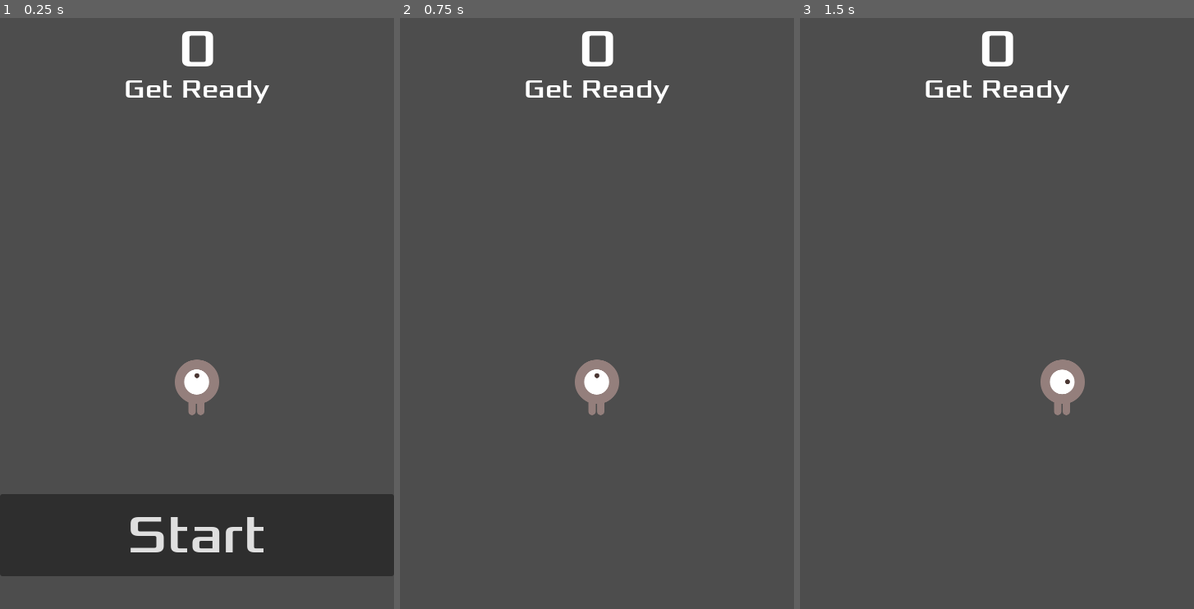
Above: before the commit, frames 1-3 (left to right).
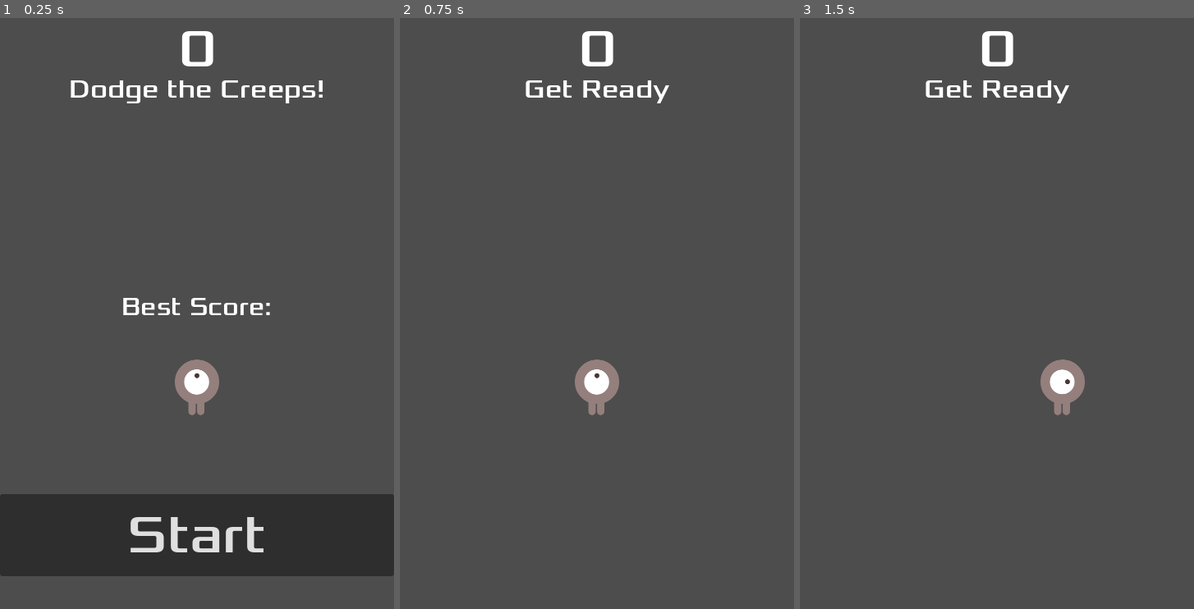
Above: after the commit, the same moments.

Repository: MenshikovMakxim/dodge_the_creeps
Game: Godot game, scene res://main.tscn
Same seed, same stepped clock (60 frames per second), same inputs: the game is played once before the commit and once after it.
Inputs:
- Up to frame 1 (0.25 s): no input
- Up to frame 2 (0.75 s): click "Start" at 0.5 s
- Up to frame 3 (1.5 s): tap Enter at 1.25 s; hold Right (move_right) from 1.28 s (still down)

The runs differ from the first frame. In frame 1, 1.4% of the frame differs, in the area x 17-82%, y 10-51%; in frame 2, nothing differs; in frame 3, nothing differs.

Commit message:
Додано лічильник найкращого результату

Diff:
--- a/dodge-the-creeps/hud.gd
+++ b/dodge-the-creeps/hud.gd
@@ -10,6 +10,9 @@
 	$Message.show()
 	$MessageTimer.start()
 
+func show_best_score(score=0):
+	$BestScore.text = ("Best score: " + str(score))
+
 func show_game_over():
 	show_message("Game Over")
 	# Wait until the MessageTimer has counted down.
@@ -17,6 +20,7 @@
 
 	$Message.text = "Dodge the Creeps!"
 	$Message.show()
+	$BestScore.show()
 	# Make a one-shot timer and wait for it to finish.
 	await get_tree().create_timer(1.0).timeout
 	$StartButton.show()
@@ -26,8 +30,7 @@
 func _on_message_timer_timeout() -> void:
 	$Message.hide()
 
-
-
 func _on_start_button_pressed() -> void:
 	$StartButton.hide()
+	$BestScore.hide()
 	start_game.emit()
--- a/dodge-the-creeps/hud.tscn
+++ b/dodge-the-creeps/hud.tscn
@@ -57,5 +57,16 @@
 wait_time = 2.0
 one_shot = true
 
+[node name="BestScore" type="Label" parent="."]
+offset_top = 300.0
+offset_right = 480.0
+offset_bottom = 406.0
+theme_override_fonts/font = ExtResource("2_8sq4i")
+theme_override_font_sizes/font_size = 30
+text = "Best Score:"
+horizontal_alignment = 1
+vertical_alignment = 1
+metadata/_edit_lock_ = true
+
 [connection signal="pressed" from="StartButton" to="." method="_on_start_button_pressed"]
 [connection signal="timeout" from="MessageTimer" to="." method="_on_message_timer_timeout"]
--- a/dodge-the-creeps/main.gd
+++ b/dodge-the-creeps/main.gd
@@ -2,9 +2,7 @@
 
 @export var mob_scene: PackedScene
 var score
-
-func _ready() -> void:
-	new_game()
+var bestScore = 0
 
 func new_game():
 	score = 0
@@ -44,3 +42,6 @@
 	$ScoreTimer.stop()
 	$MobTimer.stop()
 	$HUD.show_game_over()
+	if score > bestScore:
+		bestScore = score
+		$HUD.show_best_score(bestScore)
